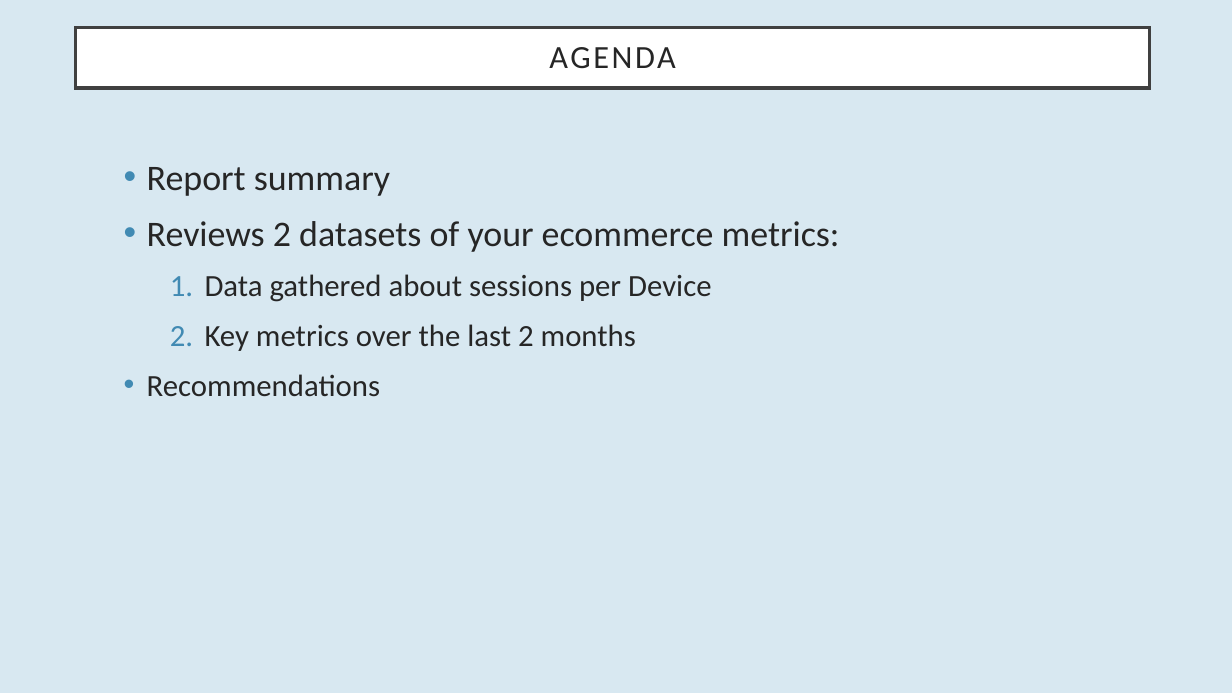
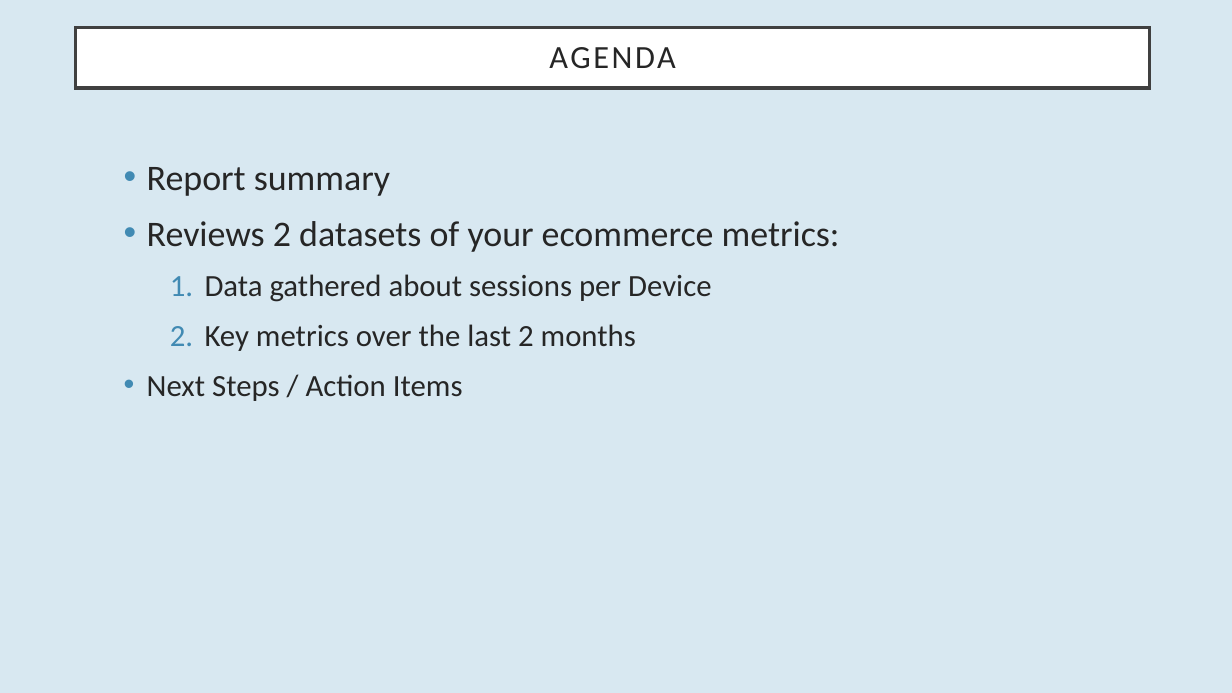
Before and after one commit to AlexV97/IXIS_analysis, a slide deck: slide 2 of IXIS_data_challenge_slidedeck.pptx. Drawn at 1232x693 pixels with LibreOffice and Linux fonts; fonts in the diff are those of the drawing. Boxes give left, top, right and bottom in pixels: in the first picture for what was removed or moved away, otherwise in the second. Text is boxed around its words. In the diff, an @@ line names an element or a change of style, - is before the commit and + after.

```diff
--- a/IXIS_data_challenge_slidedeck.pptx
+++ b/IXIS_data_challenge_slidedeck.pptx
@@ text at (147,374,463,401): text changed @@
-• Recommendations
+• Next Steps / Action Items
```
Also in this commit, not shown: 2 other slides changed, 1 slide added, 4 other files.
